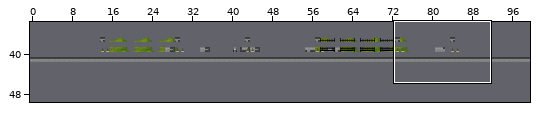
Tiled map: Game/core/assets/level1.tmx. Above: a wide view before the commit, with the close-up outlined.
Close-up. Before the commit:
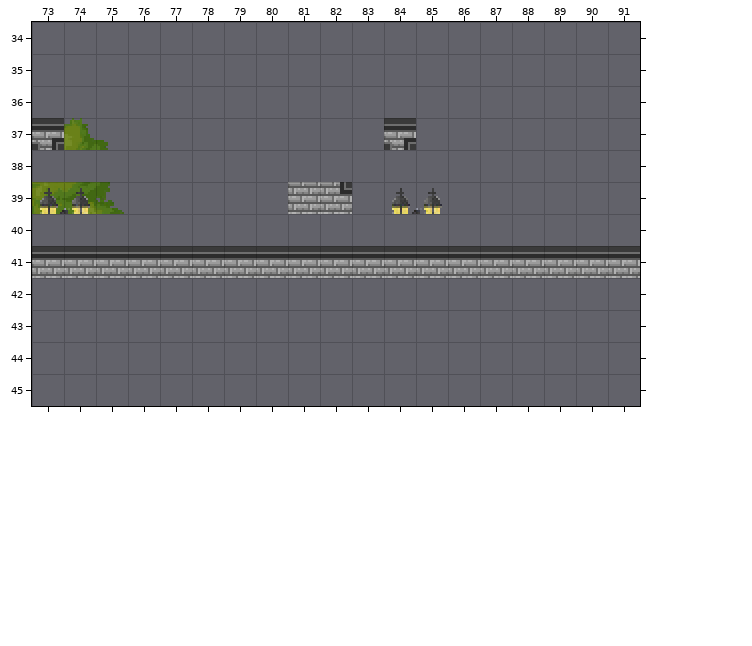
Cells are 16x16 px. Shown: x 73..91, y 34..45. The commit also changed other parts of the map, which this record leaves out.
New version:
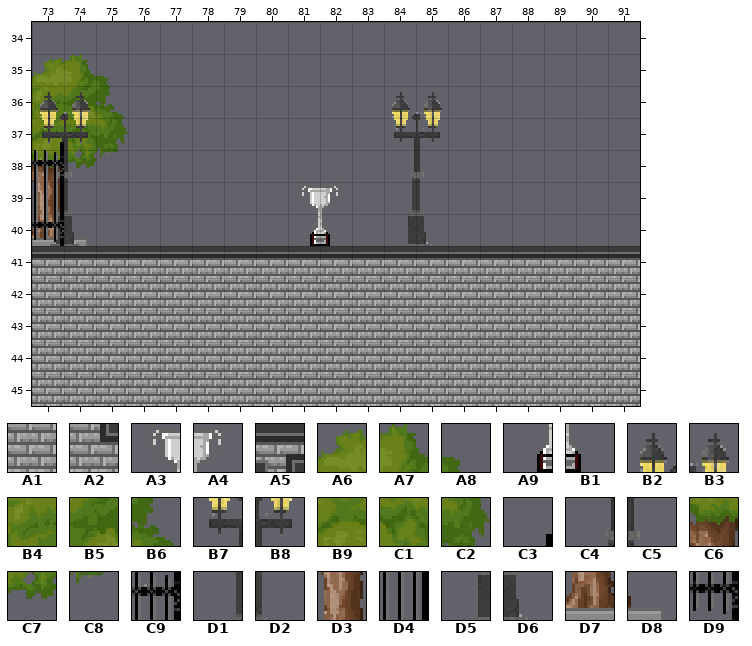
Key: from "Style": A1 64, A2 65, A3 128, A4 129, A5 134, A6 146, A7 147, A8 148, A9 192, B1 193, B2 198, B3 199, B4 210, B5 211, B6 212, B7 262, B8 263, B9 274, C1 275, C2 276, C3 280, C4 326, C5 327, C6 338, C7 339, C8 340, C9 344, D1 390, D2 391, D3 402, D4 408, D5 454, D6 455, D7 466, D8 467, D9 472.
__ is an empty cell, ## one hidden under a higher layer.
Changes in this commit:
{"where": "layer \"bg\""}
{"y":35,"x":73,"old":"__ __ __","new":"A6 A7 A8"}
{"y":36,"x":73,"old":"__ __ __","new":"B4 B5 B6"}
{"y":37,"x":73,"old":"## A7 A8","new":"B9 C1 C2"}
{"y":38,"x":73,"old":"__ __ __","new":"C6 C7 C8"}
{"y":39,"x":73,"old":"B4 B5 B6","new":"D3 __ __"}
{"y":39,"x":81,"old":"A1 A2","new":"A3 A4"}
{"y":40,"x":73,"old":"__ __","new":"D7 D8"}
{"y":40,"x":81,"old":"__ __","new":"A9 B1"}
{"where": "layer \"m2\""}
{"y":36,"x":73,"old":"__ __","new":"B2 B3"}
{"y":37,"x":73,"old":"A5 __","new":"B7 B8"}
{"y":38,"x":73,"old":"__ __","new":"C4 C5"}
{"y":39,"x":73,"old":"B2 B3","new":"D1 D2"}
{"y":40,"x":73,"old":"__ __","new":"D5 D6"}
{"where": "layer \"m3\""}
{"y":42,"x":73,"old":"__ __ __ __ __ __ __ __ __ __ __ __ __ __ __ __ __ __ __","new":"A1 A1 A1 A1 A1 A1 A1 A1 A1 A1 A1 A1 A1 A1 A1 A1 A1 A1 A1"}
{"y":43,"x":73,"old":"__ __ __ __ __ __ __ __ __ __ __ __ __ __ __ __ __ __ __","new":"A1 A1 A1 A1 A1 A1 A1 A1 A1 A1 A1 A1 A1 A1 A1 A1 A1 A1 A1"}
{"y":44,"x":73,"old":"__ __ __ __ __ __ __ __ __ __ __ __ __ __ __ __ __ __ __","new":"A1 A1 A1 A1 A1 A1 A1 A1 A1 A1 A1 A1 A1 A1 A1 A1 A1 A1 A1"}
{"y":45,"x":73,"old":"__ __ __ __ __ __ __ __ __ __ __ __ __ __ __ __ __ __ __","new":"A1 A1 A1 A1 A1 A1 A1 A1 A1 A1 A1 A1 A1 A1 A1 A1 A1 A1 A1"}
{"where": "layer \"fg\""}
{"y":36,"x":84,"old":"__ __","new":"B2 B3"}
{"y":37,"x":73,"old":"__","new":"C3"}
{"y":37,"x":84,"old":"A5 __","new":"B7 B8"}
{"y":38,"x":73,"old":"__","new":"C9"}
{"y":38,"x":84,"old":"__ __","new":"C4 C5"}
{"y":39,"x":73,"old":"__","new":"D4"}
{"y":39,"x":84,"old":"B2 B3","new":"D1 D2"}
{"y":40,"x":73,"old":"__","new":"D9"}
{"y":40,"x":84,"old":"__ __","new":"D5 D6"}
